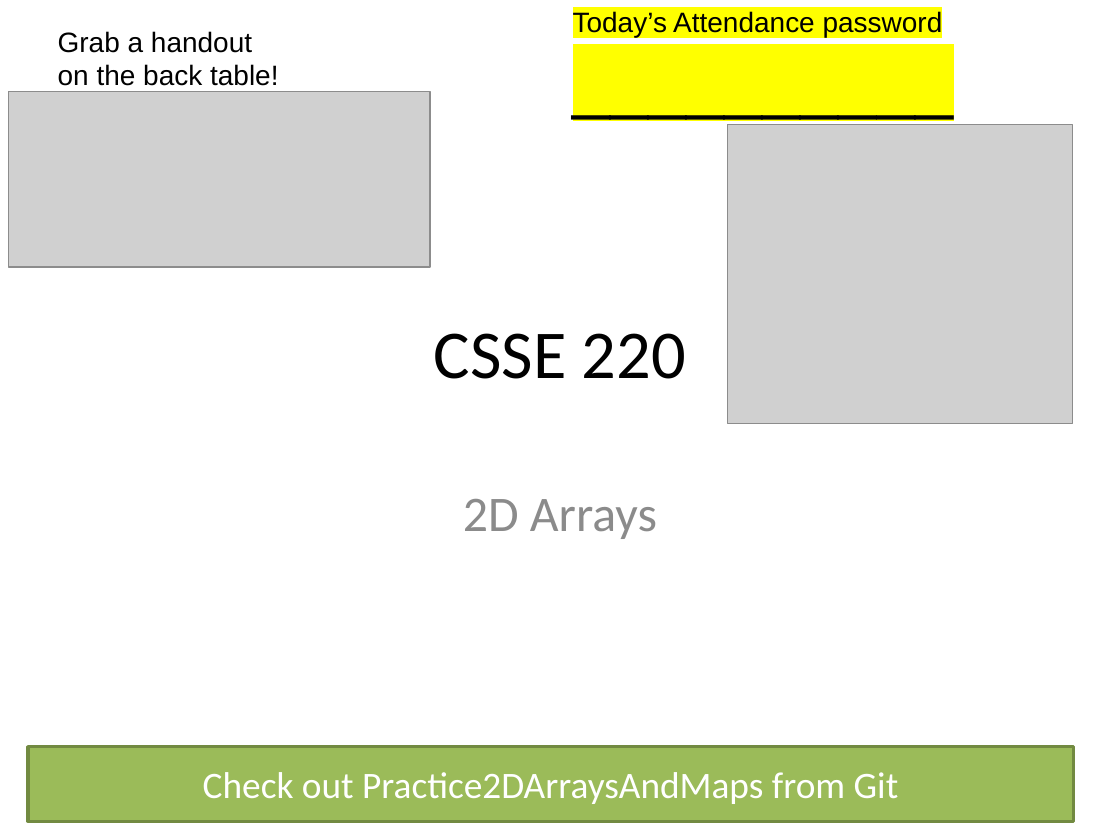
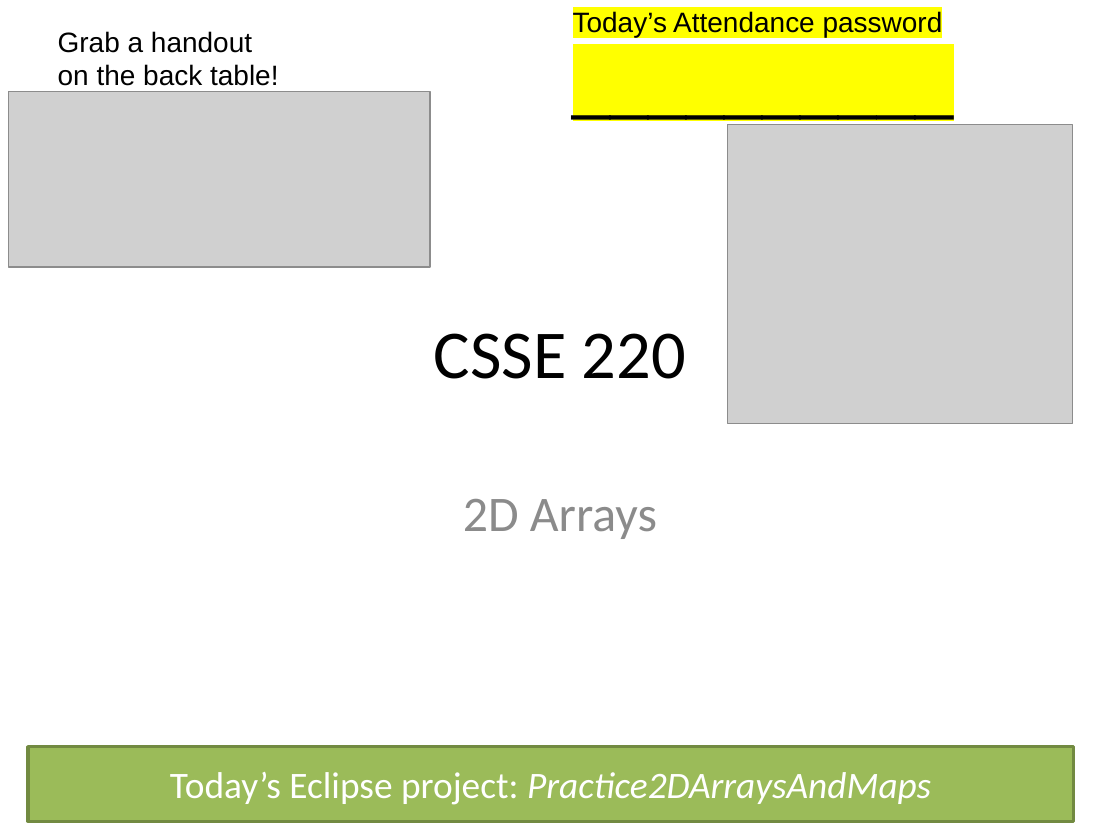
Before and after one commit to RHIT-CSSE/csse220, a slide deck: slide 1 of ClassMaterials/2DArraysAndMaps/Slides/Part1-Help-and-Academic-Integrity.pptx. Drawn at 1120x840 pixels with LibreOffice and Linux fonts; fonts in the diff are those of the drawing; grey boxes stand for pictures. Boxes give left, top, right and bottom in pixels: in the first picture for what was removed or moved away, otherwise in the second. Text is boxed around its words. In the diff, an @@ line names an element or a change of style, - is before the commit and + after.

```diff
--- a/ClassMaterials/2DArraysAndMaps/Slides/Part1-Help-and-Academic-Integrity.pptx
+++ b/ClassMaterials/2DArraysAndMaps/Slides/Part1-Help-and-Academic-Integrity.pptx
@@ text in rectangle at <box>170,772,931,805</box>: text changed; italic on @@
-Check out Practice2DArraysAndMaps from Git
+Today’s Eclipse project: Practice2DArraysAndMaps
```
Also in this commit, not shown: 4 other slides changed.
